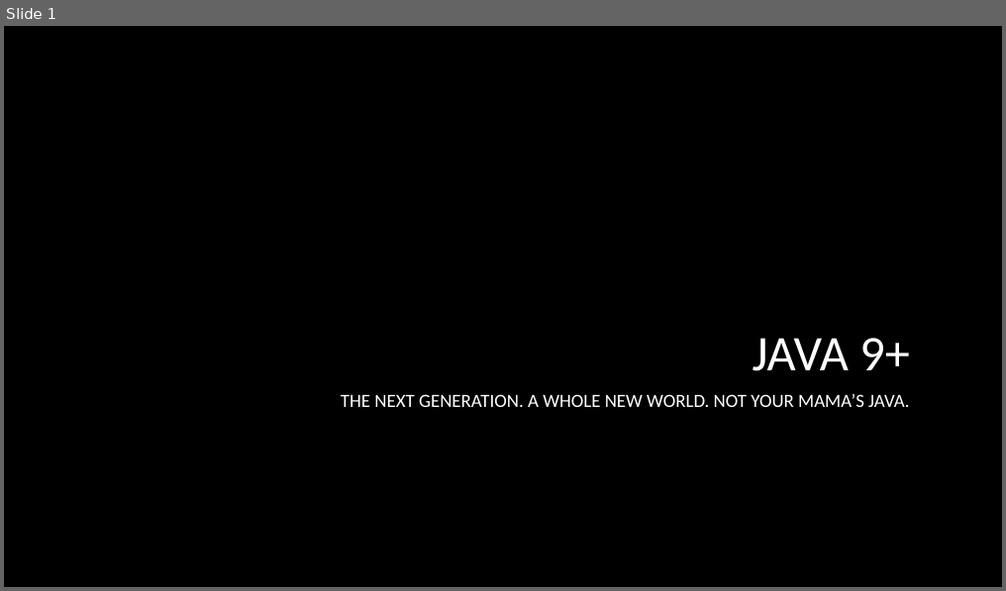
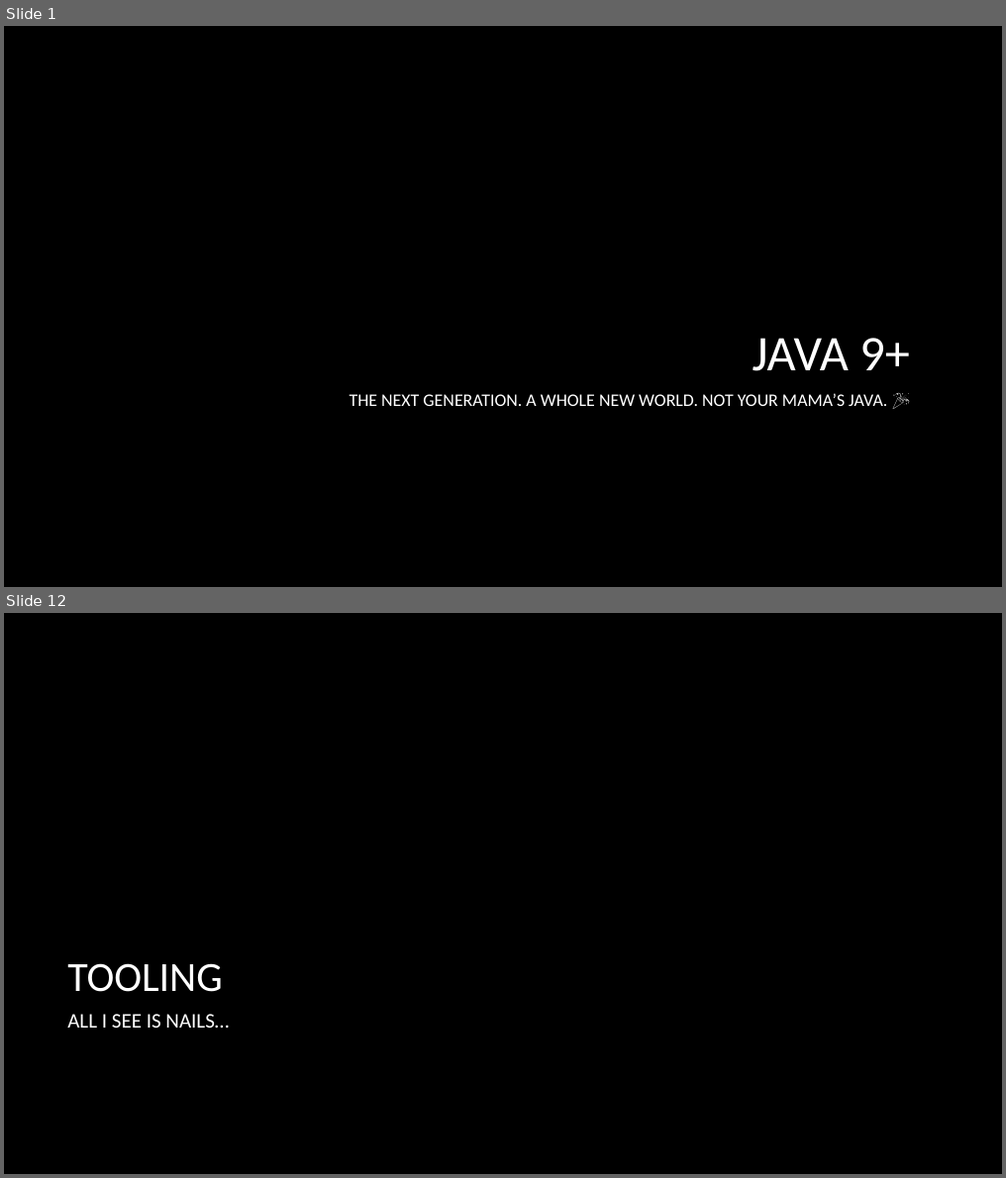
Before and after one commit to macdaddyaz/modern-java, a slide deck: Java 9 and up.pptx. Shown one above the other, each under a label of ours: slide 1 before the commit, slides 1 and 12 after it; the slides between them are not shown. The pictures are 1006x591 and 1006x1178 pixels, drawn with LibreOffice and Linux fonts; fonts in the diff are those of the drawing; background and template pictures are left out. Boxes give left, top, right and bottom in pixels: in the first picture for what was removed or moved away, otherwise in the second. Text is boxed around its words. In the diff, an @@ line names an element or a change of style, - is before the commit and + after.

```diff
--- a/Java 9 and up.pptx
+++ b/Java 9 and up.pptx
@@ slide 12 added at [4, 613, 1002, 1174], background picture (left out) @@
@@ title added at [67, 963, 223, 992], 40 pt, text #FFFFFF @@
+TOOLING
@@ text added at [67, 1014, 229, 1028], 20 pt, text #FFFFFF @@
+ALL I SEE IS NAILS…
@@ slide 1 changed as well @@
@@ subtitle at [350, 393, 887, 406]: text changed; size 18 to 17 pt @@
-THE NEXT GENERATION. A WHOLE NEW WORLD. NOT YOUR MAMA’S JAVA.
+THE NEXT GENERATION. A WHOLE NEW WORLD. NOT YOUR MAMA’S JAVA. 🎉
```
Also in this commit, not shown: 16 other slides added, 9 other files.
